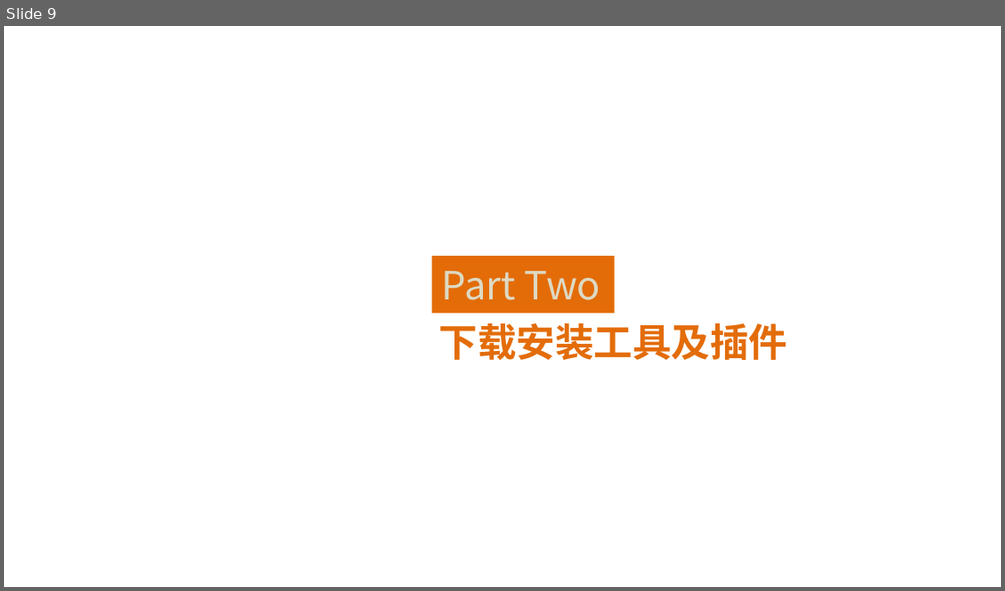
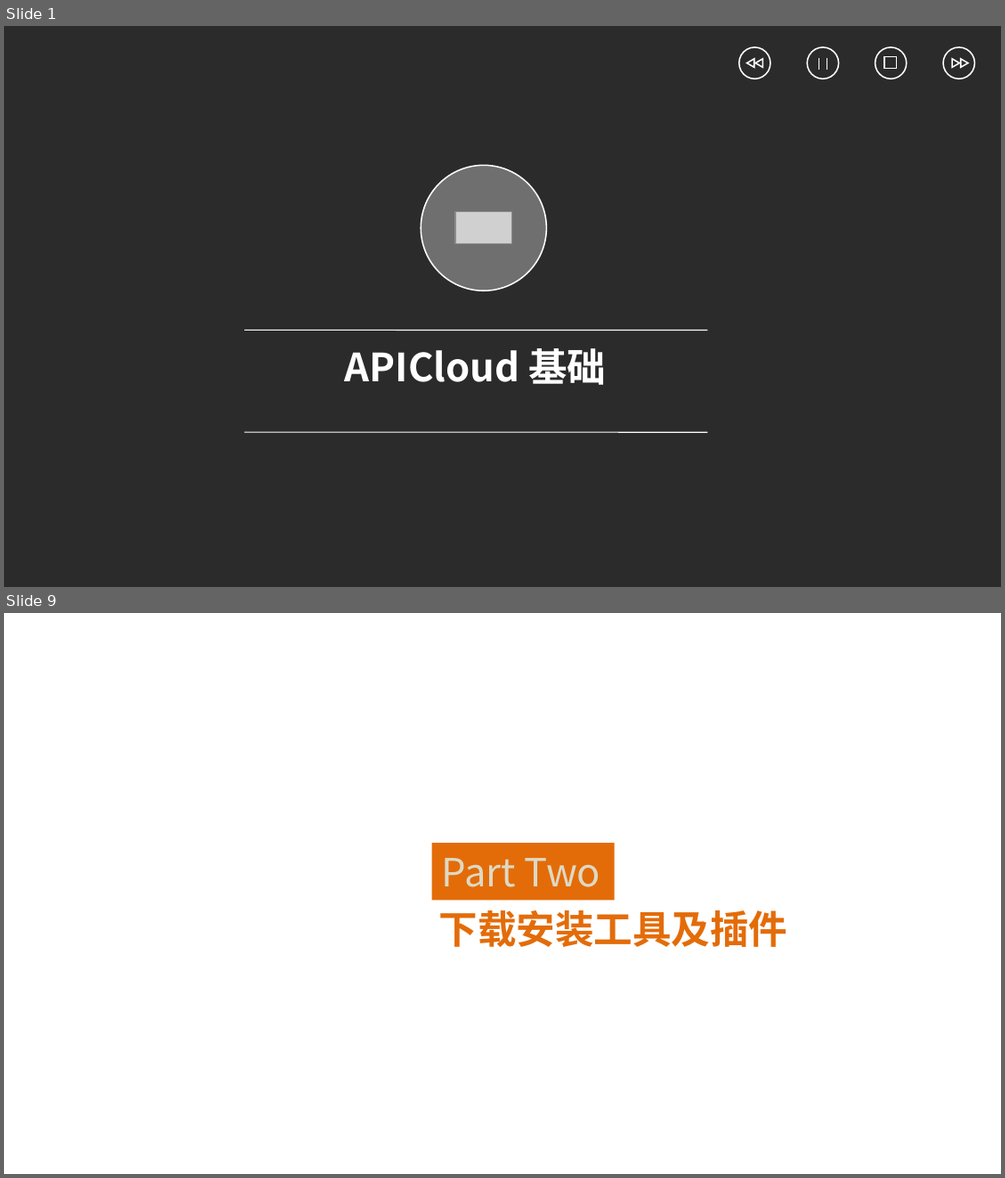
Before and after one commit to guhongyan/APICloud, a slide deck: 前言/前言.pptx. Shown one above the other, each under a label of ours: slide 9 before the commit, slides 1 and 9 after it; the slides between them are not shown. The pictures are 1005x591 and 1005x1178 pixels, drawn with LibreOffice and Linux fonts; fonts in the diff are those of the drawing; grey boxes stand for pictures; background and template pictures are left out; a plain dark background stands for a picture behind light text. Boxes give left, top, right and bottom in pixels: in the first picture for what was removed or moved away, otherwise in the second. Text is boxed around its words. In the diff, an @@ line names an element or a change of style, - is before the commit and + after.

```diff
--- a/前言/前言.pptx
+++ b/前言/前言.pptx
@@ slide 1 added at [4,26,1001,587], background picture (left out) @@
@@ ellipse added at [738,47,769,79], outline #FFFFFF 1 pt @@
@@ ellipse added at [808,47,840,79], outline #FFFFFF 1 pt @@
@@ ellipse added at [875,47,906,79], outline #FFFFFF 1 pt @@
@@ ellipse added at [943,47,975,79], outline #FFFFFF 1 pt @@
@@ triangle added at [747,60,754,67], outline #FFFFFF 1 pt @@
@@ triangle added at [755,60,762,67], outline #FFFFFF 1 pt @@
@@ line added from (818, 58) to (818, 70), #FFFFFF 0.75 pt @@
@@ line added from (826, 58) to (826, 70), #FFFFFF 0.75 pt @@
@@ rectangle added at [884,57,896,69], outline #FFFFFF 1 pt @@
@@ triangle added at [952,58,958,66], outline #FFFFFF 1 pt @@
@@ triangle added at [961,58,967,66], outline #FFFFFF 1 pt @@
@@ ellipse added at [421,166,546,291], fill #FFFFFF at 32% opacity, outline #FFFFFF 1 pt @@
@@ picture added at [455,211,512,243] @@
@@ line added from (244, 330) to (708, 330), #FFFFFF 0.75 pt @@
@@ text added at [345,348,606,385], 28 pt, text #FFFFFF, bold @@
+APICloud 基础
@@ line added from (244, 432) to (708, 432), #FFFFFF 0.75 pt @@
```
Also in this commit, not shown: 5 slides changed, 3 other slides added, 4 slides removed, 1 other file.
